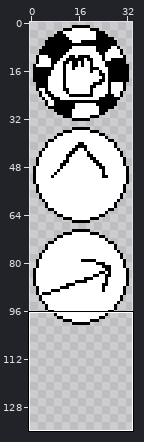
Two versions of one sprite sheet, assets/2x/blinds.png. The first picture is a wide view before the edit; the outline marks the close-up.
Close-up. Before the commit:
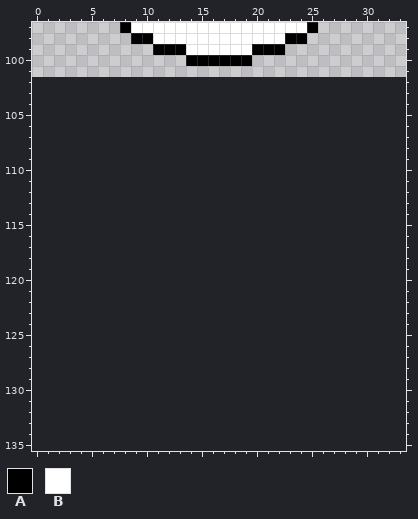
The file is 68x204 pixels, drawn in blocks of 2x2; one block is one cell here. Shown: x 0..33, y 97..135. The old version is drawn lined up with the new one, on the new canvas.
Palette (. is transparent): A #000000  B #ffffff
Pixels before, first column x 8:
 97 ABBBBBBBBBBBBBBBBA
 98 .AABBBBBBBBBBBBAA.
 99 ...AAABBBBBBAAA...
100 ......AAAAAA......
The same view after the edit:
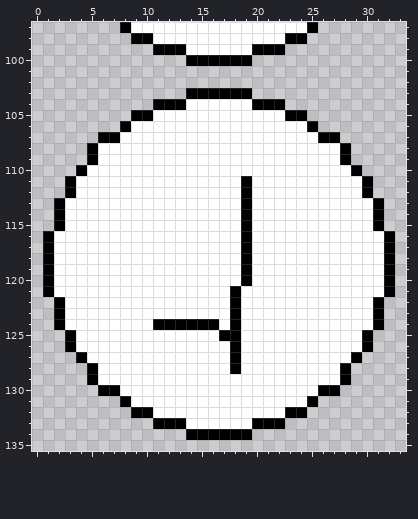
Changes in this commit:
canvas 34x102 -> 34x136
The edit adds colour A in row 103 at x 14 to 19; in row 104 at x 11 to 13 and 20 to 22; in row 105 at x 9 to 10 and 23 to 24; in row 106 at x 8 and 25; in row 107 at x 6 to 7 and 26 to 27; in rows 108 to 109 at x 5 and 28.
The edit adds colour A in row 110 at x 4 and 29; in rows 111 to 112 at x 3, 19 and 30; in rows 113 to 115 at x 2, 19 and 31; in rows 116 to 120 at x 1, 19 and 32; in row 121 at x 1, 18 and 32; in rows 122 to 123 at x 2, 18 and 31.
The edit adds colour A in row 124 at x 2, 11 to 16, 18 and 31; in row 125 at x 3, 17 to 18 and 30; in row 126 at x 3, 18 and 30; in row 127 at x 4, 18 and 29; in row 128 at x 5, 18 and 28; in row 129 at x 5 and 28.
The edit adds colour A in row 130 at x 6 to 7 and 26 to 27; in row 131 at x 8 and 25; in row 132 at x 9 to 10 and 23 to 24; in row 133 at x 11 to 13 and 20 to 22; in row 134 at x 14 to 19.
The edit adds colour B in row 104 at x 14 to 19; in row 105 at x 11 to 22; in row 106 at x 9 to 24; in row 107 at x 8 to 25; in rows 108 to 109 at x 6 to 27; in row 110 at x 5 to 28.
The edit adds colour B in rows 111 to 112 at x 4 to 18 and 20 to 29; in rows 113 to 115 at x 3 to 18 and 20 to 30; in rows 116 to 120 at x 2 to 18 and 20 to 31; in row 121 at x 2 to 17 and 19 to 31; in rows 122 to 123 at x 3 to 17 and 19 to 30; in row 124 at x 3 to 10, 17 and 19 to 30.
The edit adds colour B in row 125 at x 4 to 16 and 19 to 29; in row 126 at x 4 to 17 and 19 to 29; in row 127 at x 5 to 17 and 19 to 28; in row 128 at x 6 to 17 and 19 to 27; in row 129 at x 6 to 27; in row 130 at x 8 to 25.
The edit adds colour B in row 131 at x 9 to 24; in row 132 at x 11 to 22; in row 133 at x 14 to 19.
